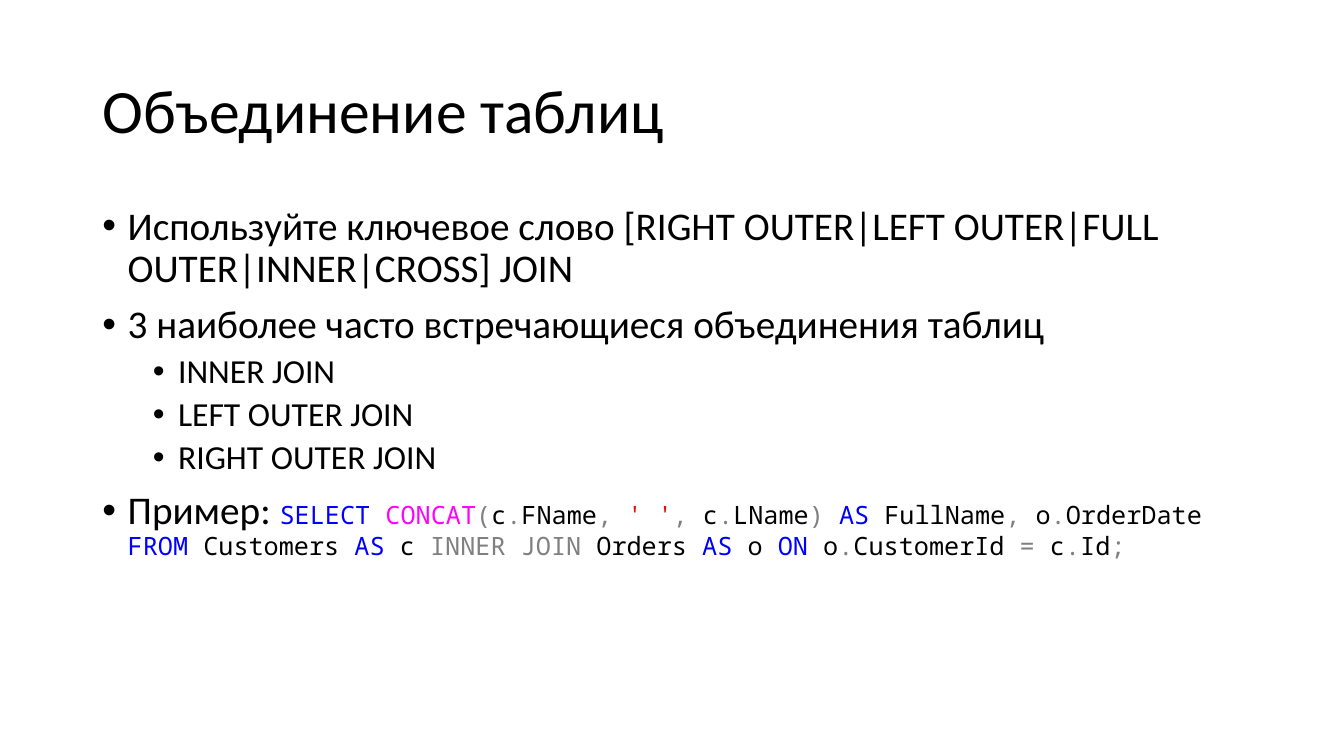
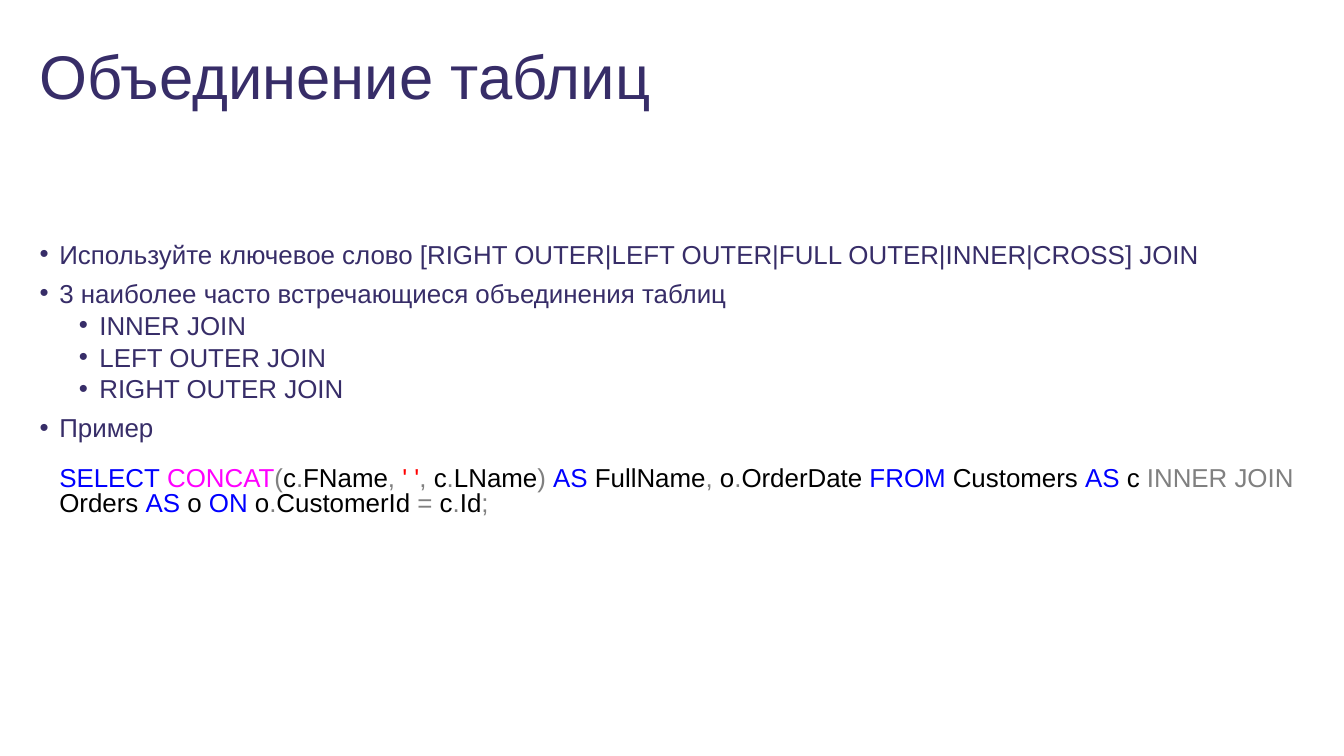
Before and after one commit to dmitriykuptsov/SQL, a slide deck: slide 36 of sql.pptx (slide 27 before the commit). Drawn at 1344x756 pixels with LibreOffice and Linux fonts; fonts in the diff are those of the drawing; background and template pictures are left out. Boxes give left, top, right and bottom in pixels: in the first picture for what was removed or moved away, otherwise in the second. Text is boxed around its words. In the diff, an @@ line names an element or a change of style, - is before the commit and + after.

```diff
--- a/sql.pptx
+++ b/sql.pptx
@@ title "Объединение таблиц": place and size @@
-title "Объединение таблиц" at (102,91,664,143)
+title "Объединение таблиц" at (40,54,650,111)
@@ title "Объединение таблиц" at (40,54,650,111): font Calibri to Arial, text colour #000000 to #372D68; line spacing 0.9 to 1; vertical alignment middle to top @@
@@ text "Используйте ключевое слово [RIGHT OUTER|LEFT ...": place and size @@
-text "Используйте ключевое слово [RIGHT OUTER|LEFT ..." at (128,211,1202,559)
+text "Используйте ключевое слово [RIGHT OUTER|LEFT ..." at (59,244,1294,515)
@@ text at (59,244,1198,399): size 28 to 18.5 pt in "Используйте ключевое слово [RIGHT OUTER|LEFT OUTER|FULL OUTE ...", "3 наиболее часто встречающиеся объединения таблиц"; font Calibri to Arial, text colour #000000 to #372D68 in "Используйте ключевое слово [RIGHT OUTER|LEFT OUTER|FULL OUTE ...", "3 наиболее часто встречающиеся объединения таблиц", "INNER JOIN", "LEFT OUTER JOIN" and 1 more places; size 24 to 18.5 pt in "INNER JOIN", "LEFT OUTER JOIN", "RIGHT OUTER JOIN"; indent changed; line spacing 0.9 to 0.8 @@
@@ text at (59,419,1294,515): text changed; size 18 to 18.5 pt; font Noto Sans Mono to Arial @@
-• Пример: SELECT CONCAT(c.FName, ' ', c.LName) AS FullName, o.OrderDate FROM Customers AS c INNER JOIN Orders AS o ON o.CustomerId = c.Id;
+• Пример
+  SELECT CONCAT(c.FName, ' ', c.LName) AS FullName, o.OrderDate FROM Customers AS c INNER JOIN Orders AS o ON o.CustomerId = c.Id;
```
Also in this commit, not shown: 57 other slides changed, 7 slides added, 7 slides removed, 3 other files.
